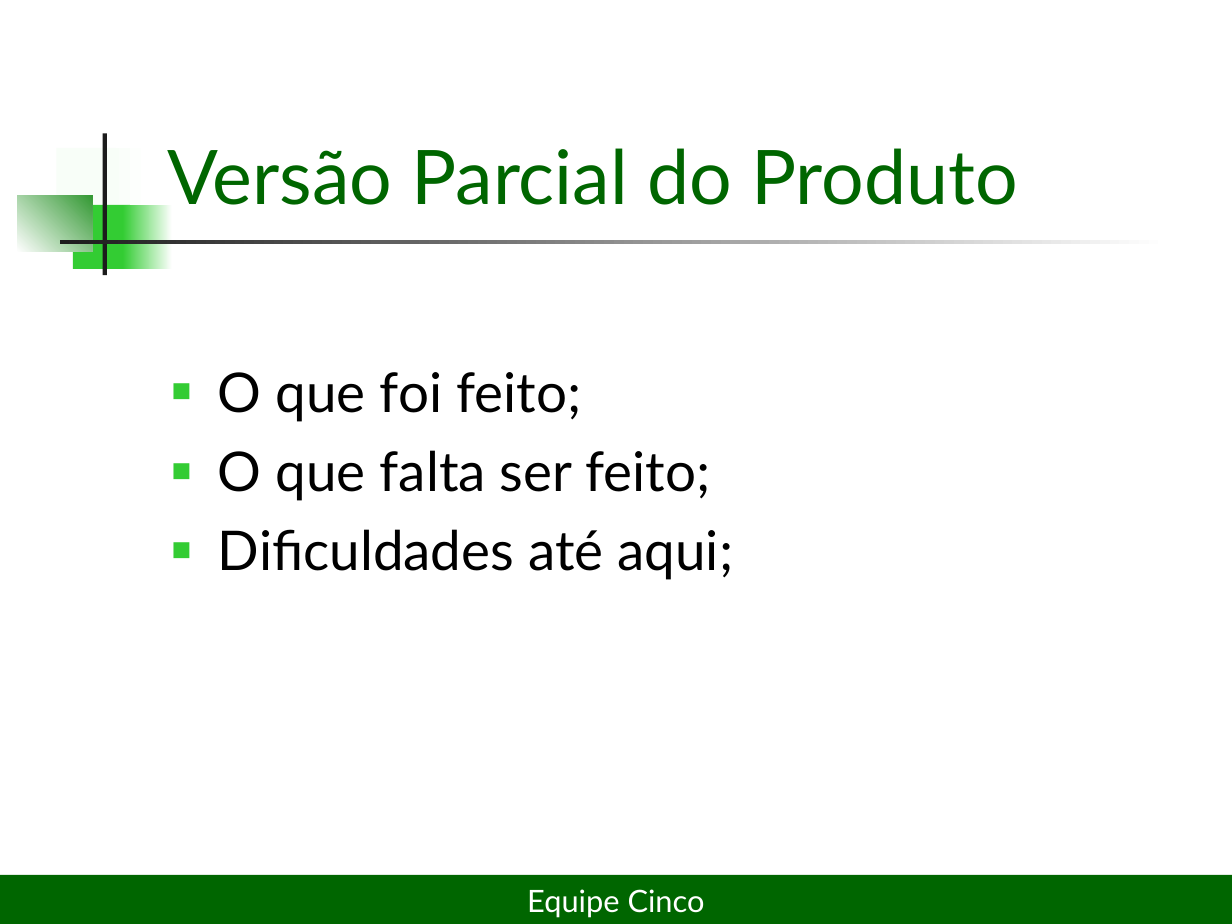
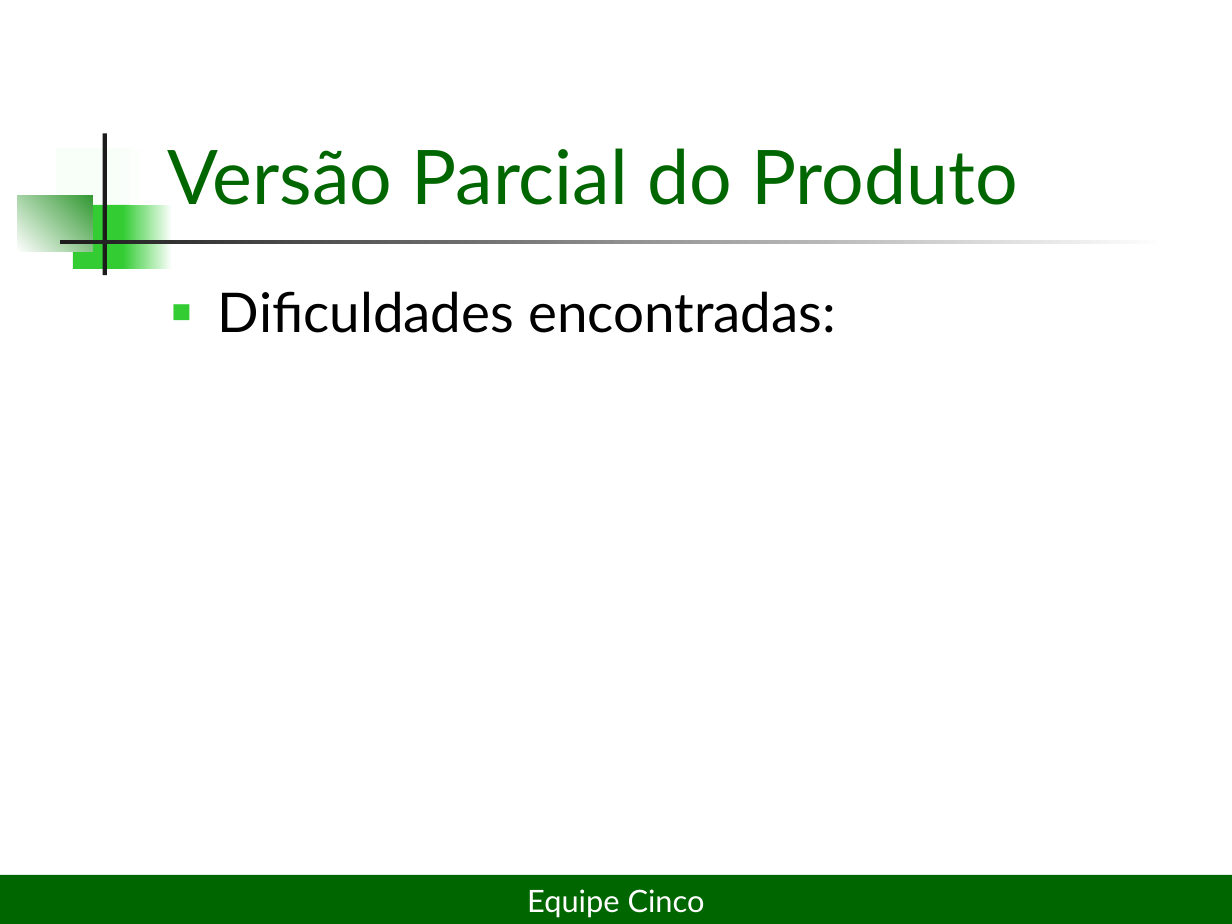
Before and after one commit to lDarthKill/xadrez-es2-compuff, a slide deck: slide 14 of Documentos/Projeto Xadrez2seminário.ppt (slide 12 before the commit). Drawn at 1232x924 pixels with LibreOffice and Linux fonts; fonts in the diff are those of the drawing. Boxes give left, top, right and bottom in pixels: in the first picture for what was removed or moved away, otherwise in the second. Text is boxed around its words. In the diff, an @@ line names an element or a change of style, - is before the commit and + after.

```diff
--- a/Documentos/Projeto Xadrez2seminário.ppt
+++ b/Documentos/Projeto Xadrez2seminário.ppt
@@ text at [218,291,836,333]: text changed @@
-■ O que foi feito;
-■ O que falta ser feito;
-■ Dificuldades até aqui;
+■ Dificuldades encontradas:
```
Also in this commit, not shown: 2 slides added.
